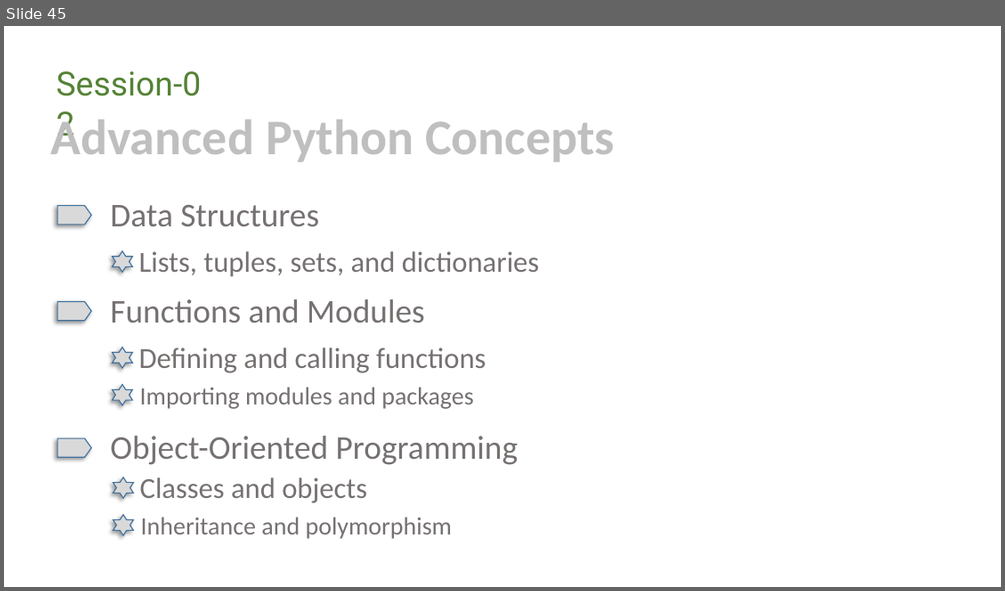
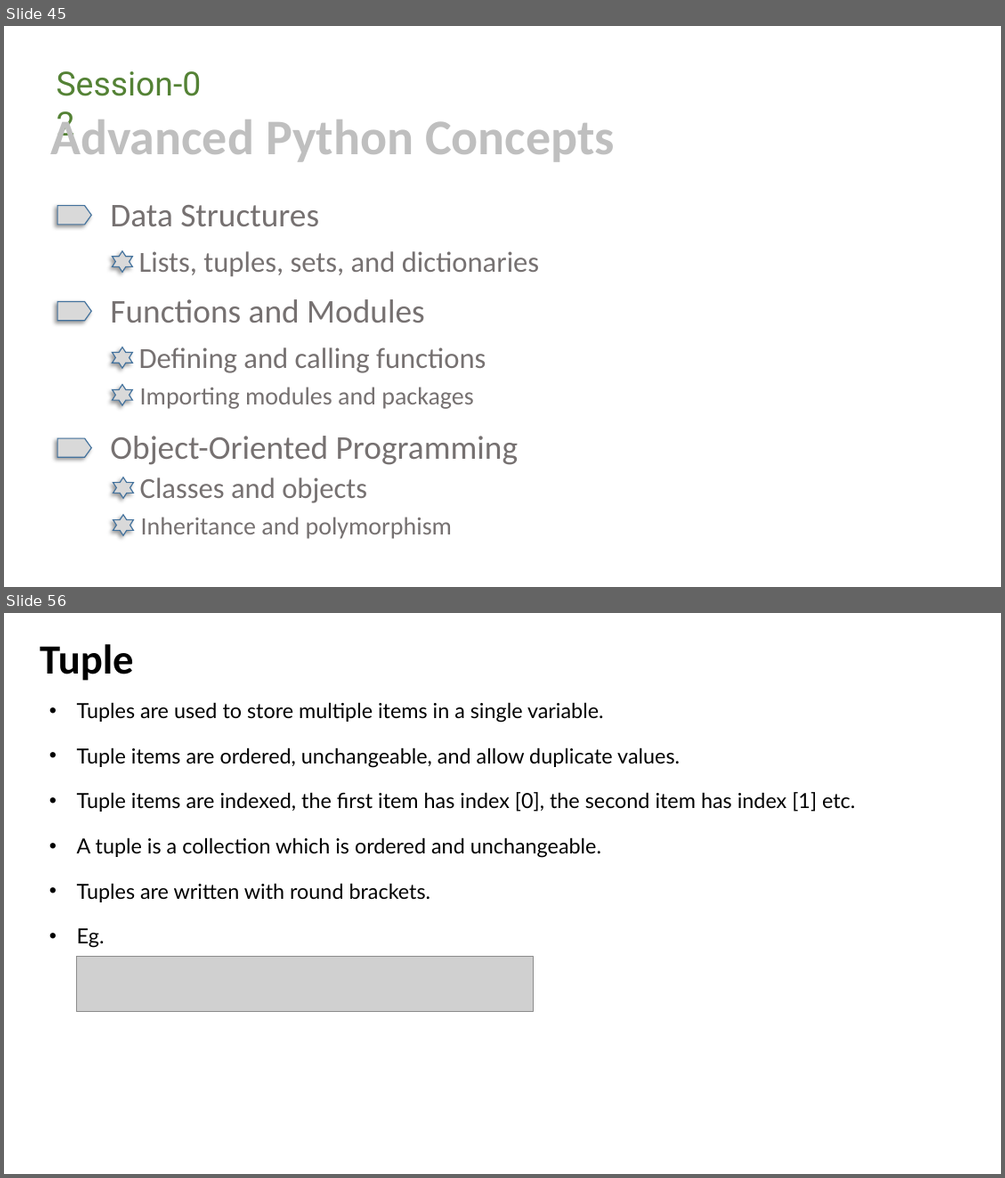
Before and after one commit to bibhu-otz/.NET, a slide deck: Python.pptx. Shown one above the other, each under a label of ours: slide 45 before the commit, slides 45 and 56 after it; the slides between them are not shown. The pictures are 1005x591 and 1005x1178 pixels, drawn with LibreOffice and Linux fonts; fonts in the diff are those of the drawing; grey boxes stand for pictures; background and template pictures are left out. Boxes give left, top, right and bottom in pixels: in the first picture for what was removed or moved away, otherwise in the second. Text is boxed around its words. In the diff, an @@ line names an element or a change of style, - is before the commit and + after.

```diff
--- a/Python.pptx
+++ b/Python.pptx
@@ slide 56 added at bbox=[4, 613, 1001, 1174], background picture (left out) @@
@@ text added at bbox=[40, 644, 134, 681], 40 pt, text #000000, bold @@
+Tuple
@@ text added at bbox=[77, 702, 855, 948], 20 pt, text #000000 @@
+  • Tuples are used to store multiple items in a single variable.
+  • Tuple items are ordered, unchangeable, and allow duplicate values.
+  • Tuple items are indexed, the first item has index [0], the second item has index [1] etc.
+  • A tuple is a collection which is ordered and unchangeable.
+  • Tuples are written with round brackets.
+  • Eg.
@@ picture added at bbox=[77, 957, 533, 1012] @@
```
Also in this commit, not shown: 25 other slides added.
